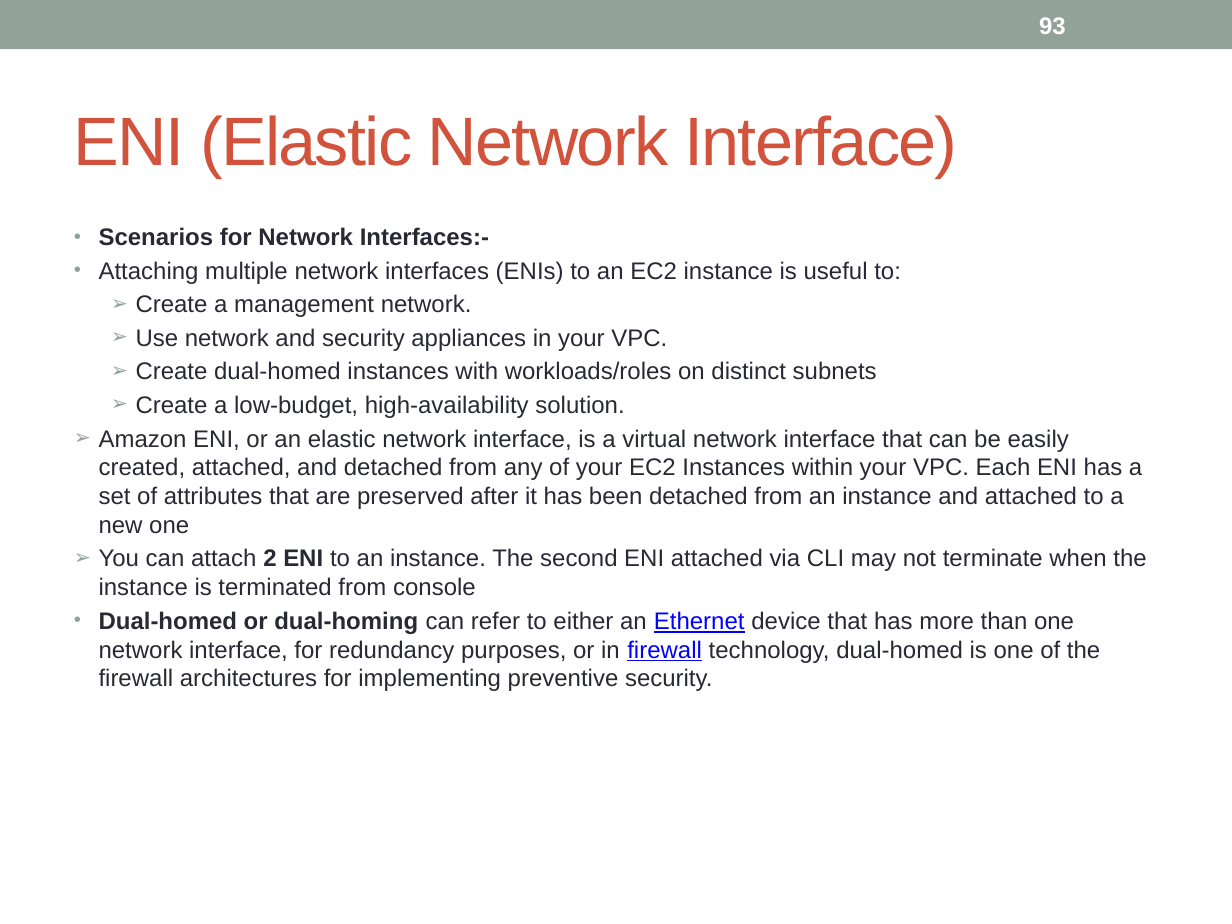
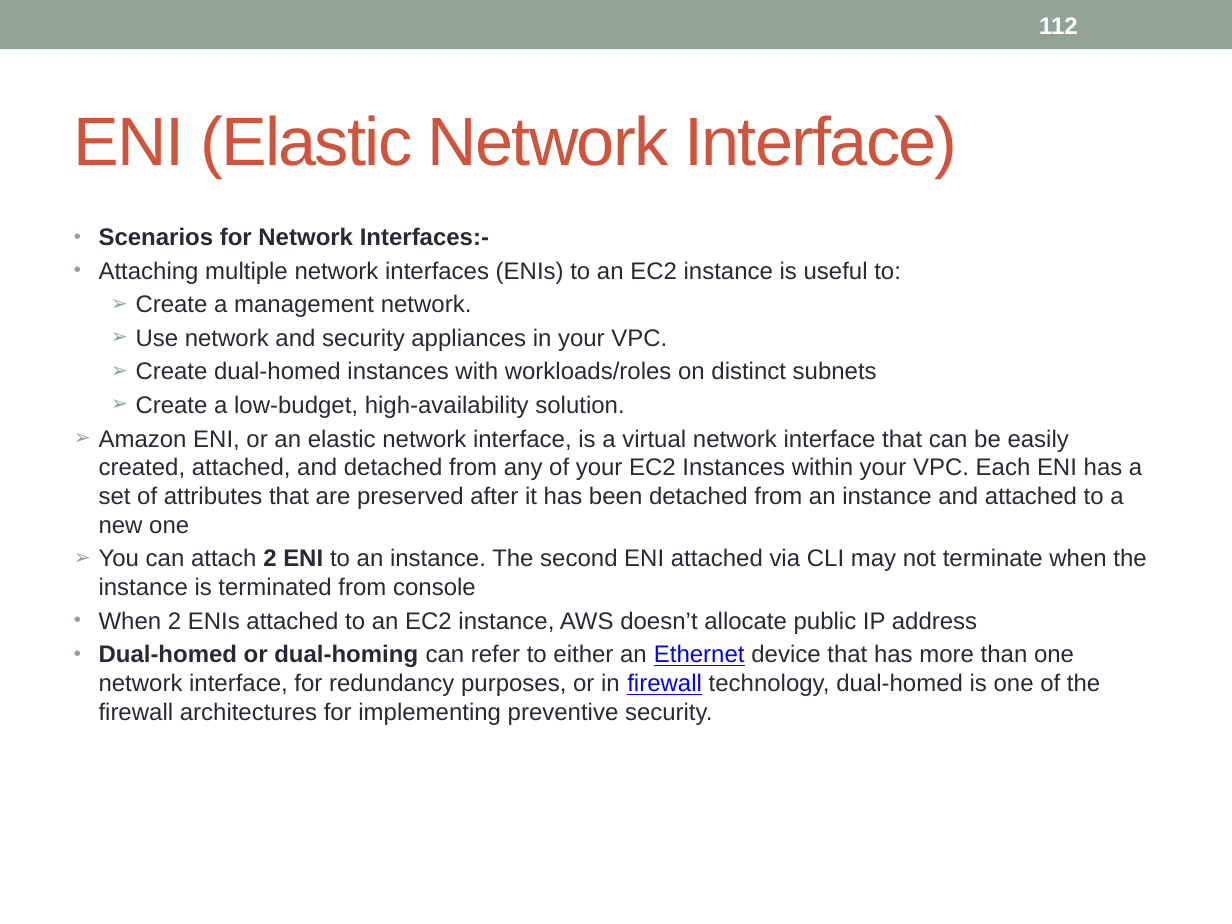
Before and after one commit to notionquest/ProjectDocumentation, a slide deck: slide 112 of AWS_Solution_Architect.pptx (slide 93 before the commit). Drawn at 1232x924 pixels with LibreOffice and Linux fonts; fonts in the diff are those of the drawing. Boxes give left, top, right and bottom in pixels: in the first picture for what was removed or moved away, otherwise in the second. Text is boxed around its words. In the diff, an @@ line names an element or a change of style, - is before the commit and + after.

```diff
--- a/AWS_Solution_Architect.pptx
+++ b/AWS_Solution_Architect.pptx
@@ page number at <box>1039,17,1078,34</box>: text changed @@
-93
+112
@@ text at <box>99,611,977,634</box>: paragraph added @@
+• When 2 ENIs attached to an EC2 instance, AWS doesn’t allocate public IP address
```
Also in this commit, not shown: 18 other slides changed, 19 slides added.
